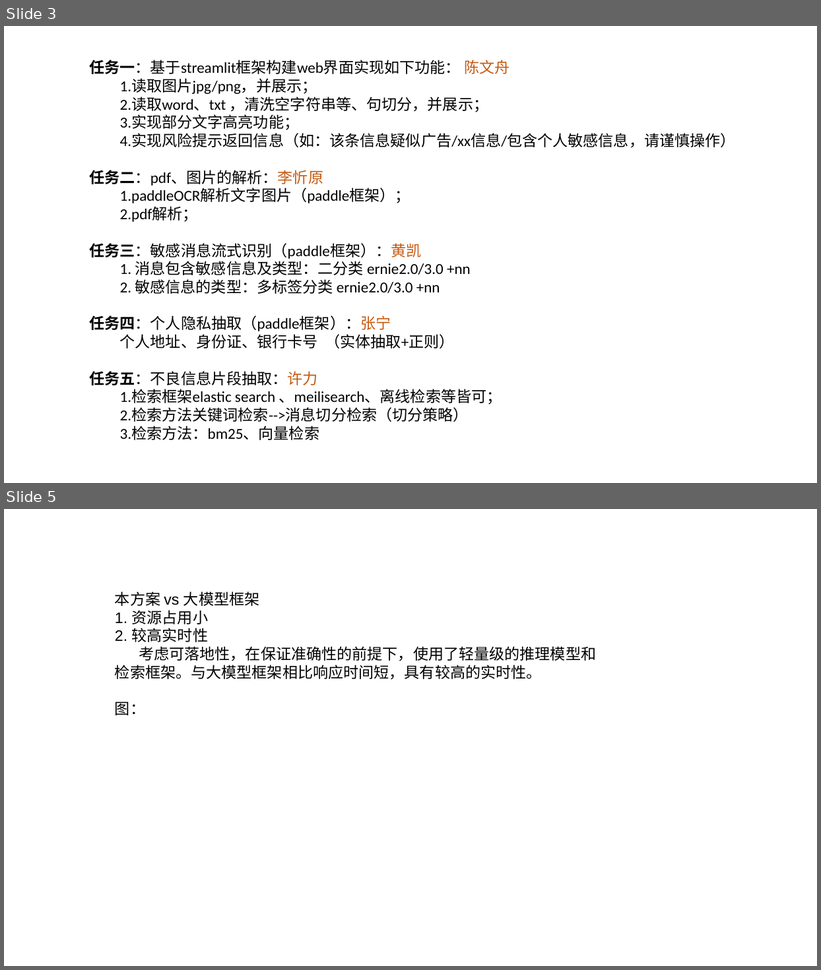
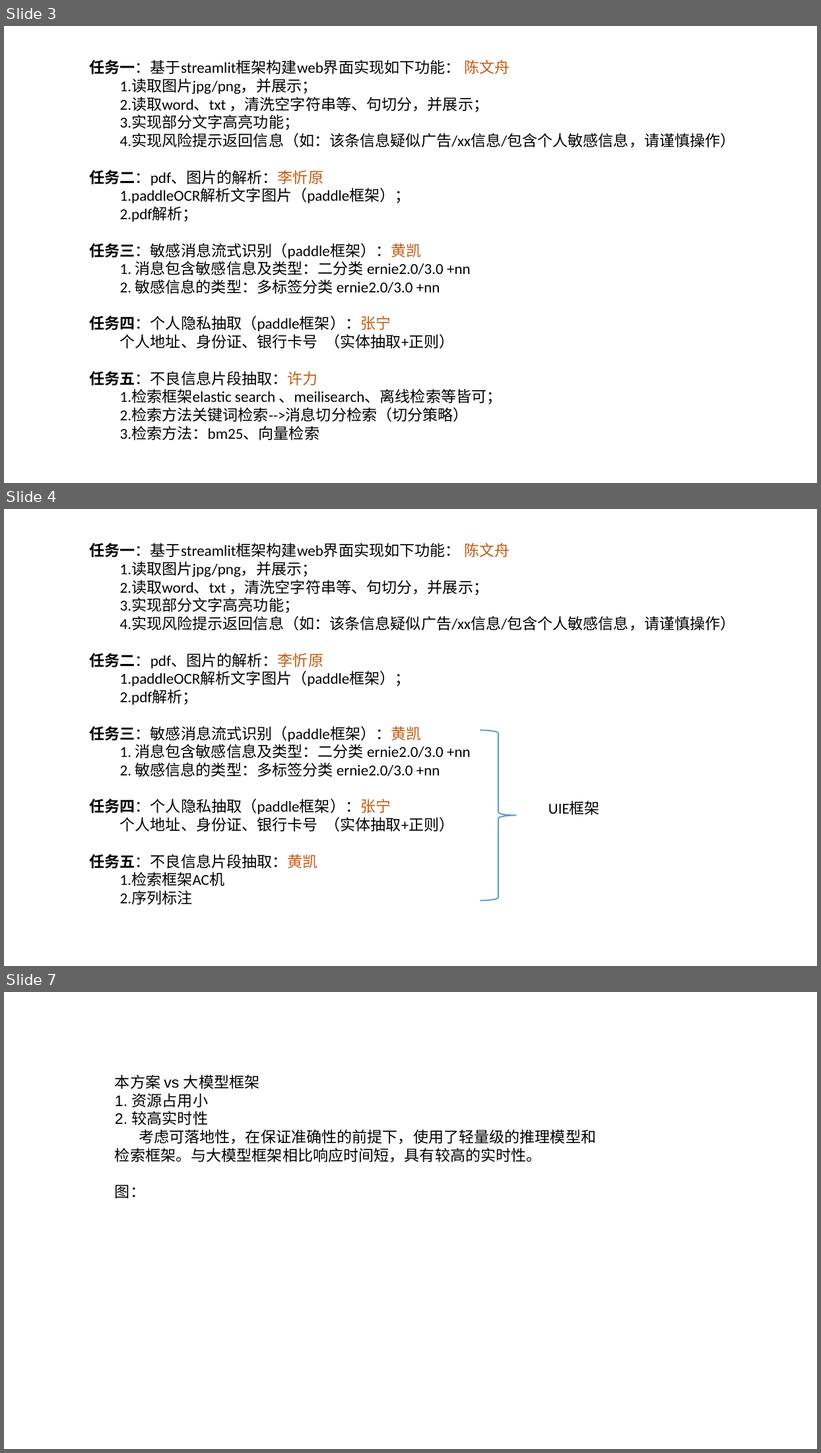
Before and after one commit to KATEhuang920909/qiji_compet, a slide deck: 流程图.pptx. Shown one above the other, each under a label of ours: slides 3 and 5 before the commit, slides 3, 4 and 7 after it; the slides between them are not shown. The pictures are 821x970 and 821x1453 pixels, drawn with LibreOffice and Linux fonts; fonts in the diff are those of the drawing. Boxes give left, top, right and bottom in pixels: in the first picture for what was removed or moved away, otherwise in the second. Text is boxed around its words. In the diff, an @@ line names an element or a change of style, - is before the commit and + after.

```diff
--- a/流程图.pptx
+++ b/流程图.pptx
@@ slide 4 added at [4,509,817,966], background #FFFFFF @@
@@ text added at [89,543,736,905], 18 pt, text #000000 @@
+任务一：基于streamlit框架构建web界面实现如下功能： 陈文舟
+1.读取图片jpg/png，并展示；
+2.读取word、txt ，清洗空字符串等、句切分，并展示；
+3.实现部分文字高亮功能；
+4.实现风险提示返回信息（如：该条信息疑似广告/xx信息/包含个人敏感信息，请谨慎操作）
+任务二：pdf、图片的解析：李忻原
+1.paddleOCR解析文字图片（paddle框架）；
+2.pdf解析；
+任务三：敏感消息流式识别（paddle框架）：黄凯
+1. 消息包含敏感信息及类型：二分类 ernie2.0/3.0 +nn
+2. 敏感信息的类型：多标签分类 ernie2.0/3.0 +nn
+任务四：个人隐私抽取（paddle框架）：张宁
+个人地址、身份证、银行卡号 （实体抽取+正则）
+任务五：不良信息片段抽取：黄凯
+1.检索框架AC机
+2.序列标注
@@ right brace added at [481,730,517,901], outline #5B9BD5 1.5 pt @@
@@ text added at [548,801,600,815], 18 pt, text #000000 @@
+UIE框架
@@ what was slide 5 is now slide 7 @@
```
Also in this commit, not shown: 1 slide changed, 1 other slide added.
